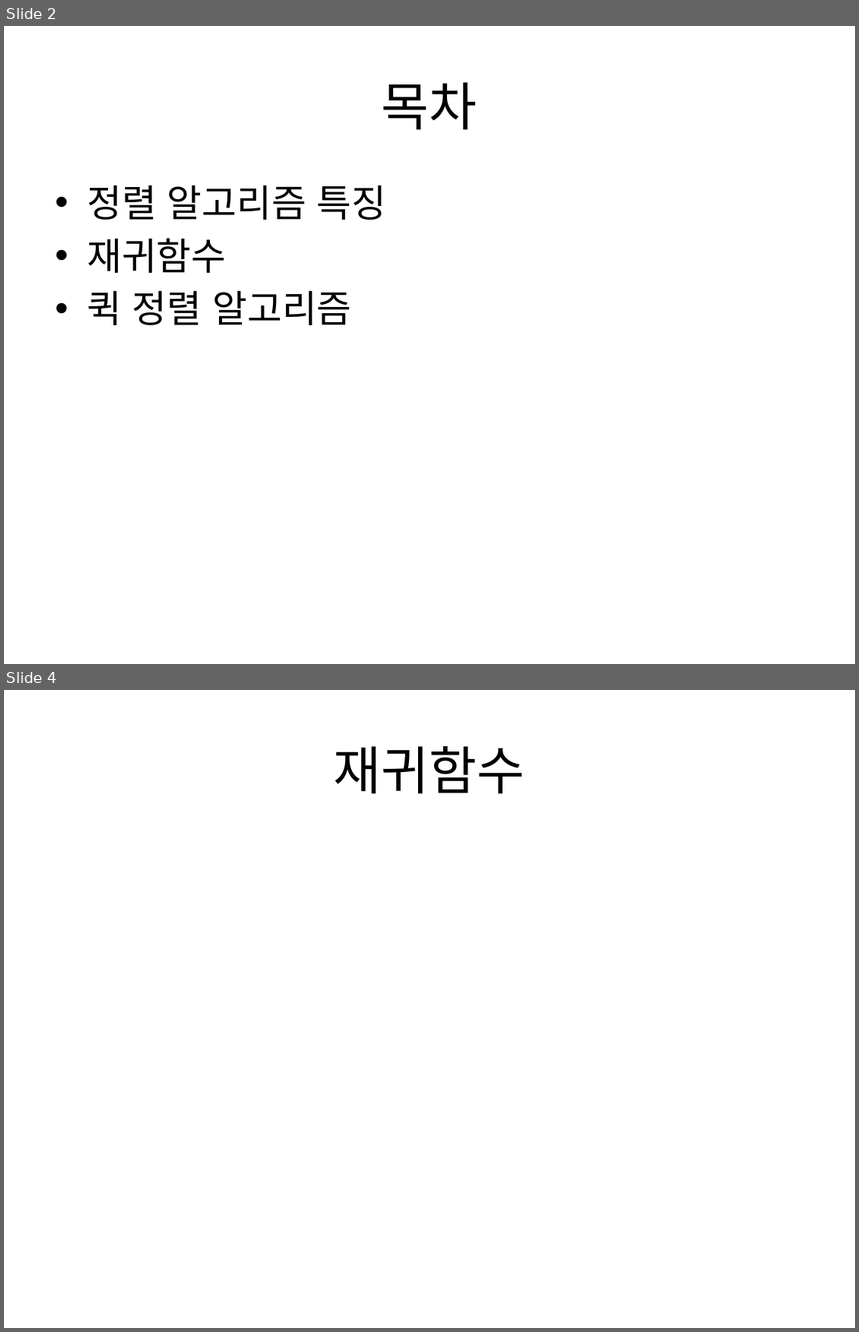
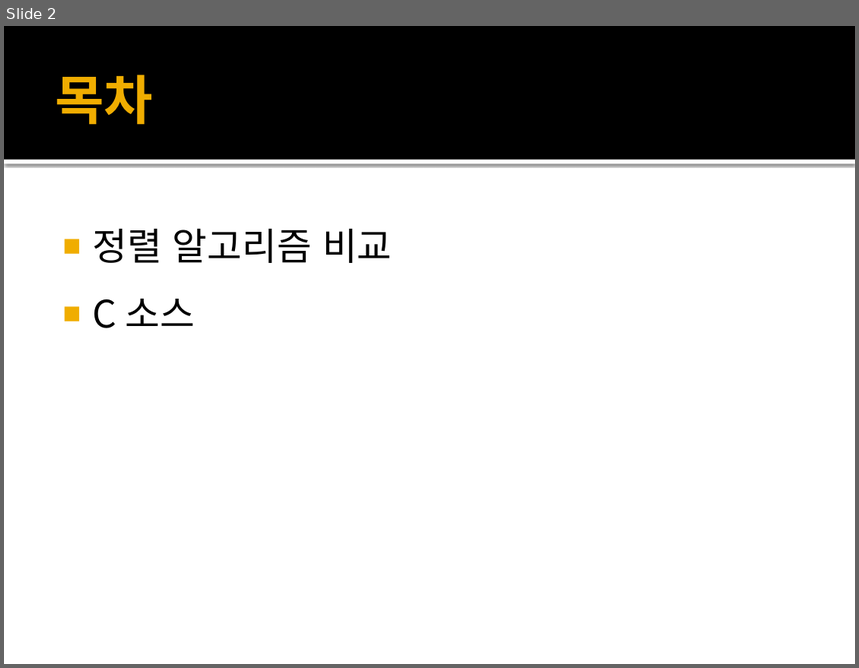
Before and after one commit to HelloNuri/ApplePi, a slide deck: QuickSort.pptx. Shown one above the other, each under a label of ours: slides 2 and 4 before the commit, slide 2 after it; the slides between them are not shown. The pictures are 859x1332 and 859x668 pixels, drawn with LibreOffice and Linux fonts; fonts in the diff are those of the drawing. Boxes give left, top, right and bottom in pixels: in the first picture for what was removed or moved away, otherwise in the second. Text is boxed around its words. In the diff, an @@ line names an element or a change of style, - is before the commit and + after.

Commit message:
design quicksort.pptx

```diff
--- a/QuickSort.pptx
+++ b/QuickSort.pptx
@@ slide 4 removed at (x1=4, y1=690, x2=855, y2=1328), background #FFFFFF @@
@@ title removed at (x1=334, y1=746, x2=525, y2=794) @@
-재귀함수
@@ slide 2 changed as well @@
@@ rectangle added at (x1=4, y1=26, x2=855, y2=160), fill #000000 @@
@@ title "목차" moved from (x1=382, y1=82, x2=477, y2=130) to (x1=55, y1=75, x2=153, y2=125) @@
@@ title "목차" at (x1=55, y1=75, x2=153, y2=125): size 44 to 45 pt, font Noto Sans CJK KR to Calibri, text colour #000000 to #F0AD00, bold on; alignment centre to left @@
@@ rectangle added at (x1=4, y1=160, x2=855, y2=164), fill #FFFFFF @@
@@ text at (x1=92, y1=229, x2=392, y2=328): text changed @@
-• 정렬 알고리즘 특징
-• 재귀함수
-• 퀵 정렬 알고리즘
+■ 정렬 알고리즘 비교
+■ C 소스
```
Also in this commit, not shown: 2 other slides changed, 2 slides added, 1 other slide removed.
